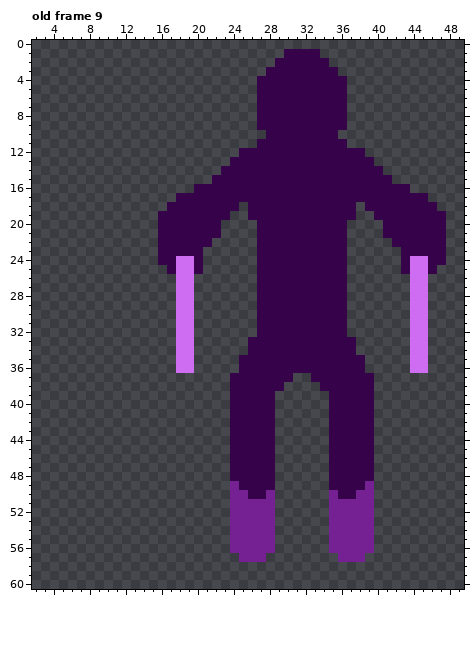
File history of a pixel-art file, Assets/Aseprite/PlayerTemplate.aseprite. The first picture shows the starting point.
64x64 pixels, 9 frames. Shown: old frame 9: x 2..49, y 0..60. The commit also changed other frames, which this record leaves out.
New version:
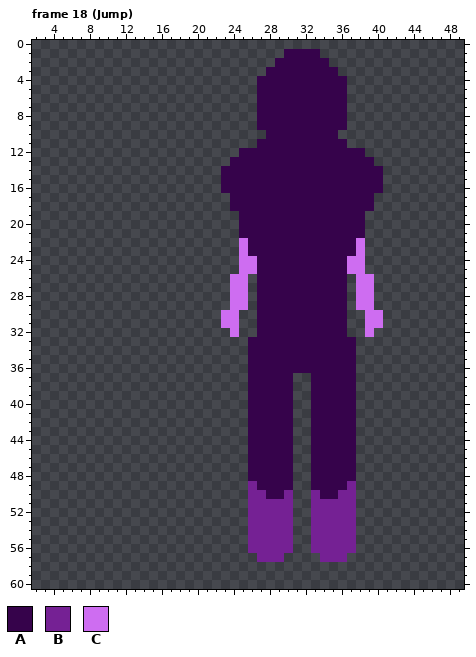
Palette (. is transparent): A #36034b  B #752194  C #ce6df1
A new or re-ordered frame is compared with the old frame closest to it.
Log entry: Create backup templates for character
The exact change:
frames 9 -> 18
Frame 18 (Jump) is new; against old frame 9, layers "Sticks", "Body", "Ski":
There is now colour A in rows 18 to 19 at x 25 and 38; in rows 20 to 21 at x 25 to 26 and 37 to 38; in rows 22 to 23 at x 26 and 37; in row 38 at x 30 and 33; in rows 39 to 49 at x 29 to 30 and 33 to 34; in row 50 at x 29 and 34.
The edit turns colour B into colour A in row 50 at x 28 and 35.
There is now colour B in row 50 at x 30 and 33; in rows 51 to 56 at x 29 to 30 and 33 to 34; in row 57 at x 28 to 29 and 34 to 35.
The edit turns colour A into colour B in row 49 at x 26 and 37; in row 50 at x 26 to 27 and 36 to 37.
There is now colour C in rows 22 to 23 at x 25 and 38; in rows 24 to 25 at x 25 to 26 and 37 to 38; in rows 26 to 29 at x 24 to 25 and 38 to 39; in rows 30 to 31 at x 23 to 24 and 39 to 40; in row 32 at x 24 and 39.
Colour A is gone in row 15 at x 22 and 41; in row 16 at x 20 to 22 and 41 to 43; in row 17 at x 18 to 23 and 40 to 45; in row 18 at x 17 to 23 and 40 to 46; in row 19 at x 16 to 23 and 40 to 47; in rows 20 to 21 at x 16 to 22 and 41 to 47.
Colour A is gone in row 22 at x 16 to 21 and 42 to 47; in row 23 at x 16 to 20 and 43 to 47; in row 24 at x 16 to 17, 20, 43 and 46 to 47; in row 25 at x 17, 20, 43 and 46; in rows 35 to 36 at x 25 and 38; in rows 37 to 48 at x 24 to 25 and 38 to 39.
Colour A is gone in row 49 at x 25 and 38.
Colour B is gone in row 49 at x 24 and 39; in rows 50 to 56 at x 24 to 25 and 38 to 39; in row 57 at x 25 to 26 and 37 to 38.
Colour C is gone in rows 24 to 36 at x 18 to 19 and 44 to 45.
